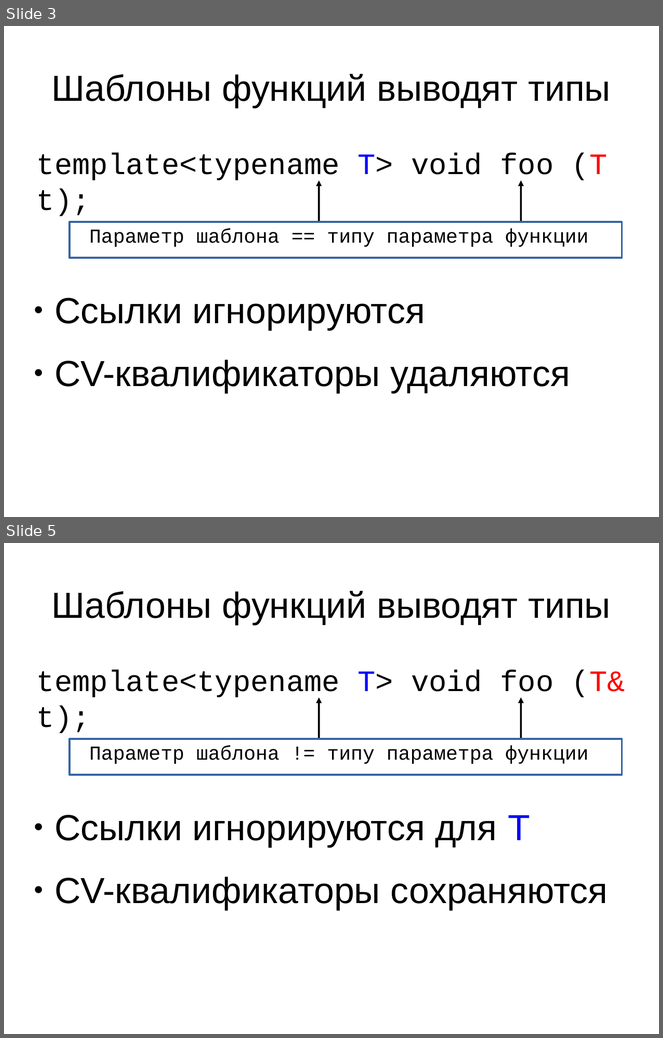
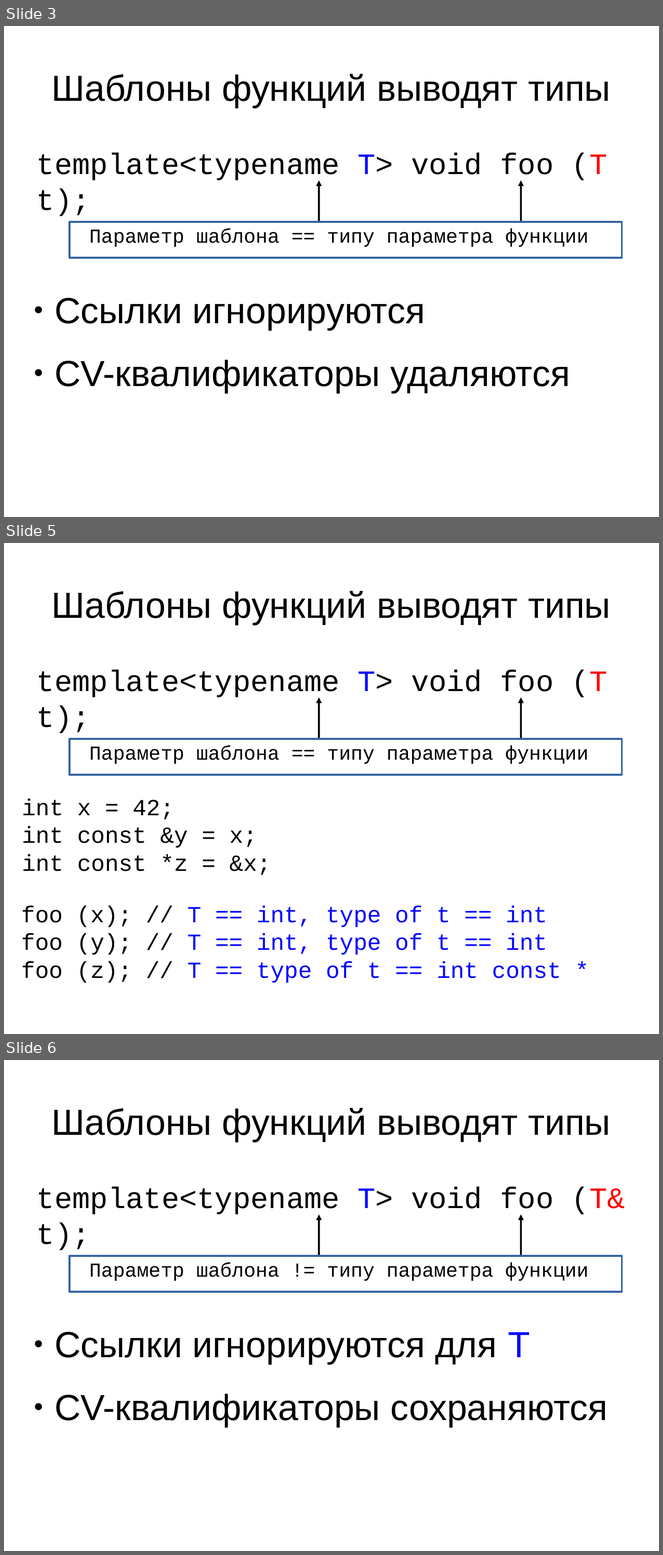
Before and after one commit to MIPT-ILab/cpp-lects-rus, a slide deck: slides/lec1-6-inference.odp. Shown one above the other, each under a label of ours: slides 3 and 5 before the commit, slides 3, 5 and 6 after it; the slides between them are not shown. The pictures are 663x1038 and 663x1555 pixels, drawn with LibreOffice and Linux fonts; fonts in the diff are those of the drawing. Boxes give left, top, right and bottom in pixels: in the first picture for what was removed or moved away, otherwise in the second. Text is boxed around its words. In the diff, an @@ line names an element or a change of style, - is before the commit and + after.

```diff
--- a/slides/lec1-6-inference.odp
+++ b/slides/lec1-6-inference.odp
@@ slide 5 added at (4, 543, 659, 1034), background #FFFFFF @@
@@ title added at (51, 591, 611, 625), 44 pt, text #000000 @@
+Шаблоны функций выводят типы
@@ text added at (37, 670, 608, 733), 36 pt, text #000000 @@
+template<typename T> void foo (T t);
@@ arrow added from (319, 739) to (319, 697), #000000 2.3 pt @@
@@ arrow added from (521, 739) to (521, 697), #000000 2.3 pt @@
@@ text added at (70, 739, 622, 775), outline #3465A4 2.3 pt, 24 pt, text #000000 @@
+Параметр шаблона == типу параметра функции
@@ text added at (22, 799, 271, 875), 28 pt, text #000000 @@
+int x = 42;
+int const &y = x;
+int const *z = &x;
@@ text added at (21, 906, 561, 983), 28 pt, text #0000FF @@
+foo (x); // T == int, type of t == int
+foo (y); // T == int, type of t == int
+foo (z); // T == type of t == int const *
@@ what was slide 5 is now slide 6 @@
```
Also in this commit, not shown: 5 slides changed, 2 other slides added, 7 other files.
